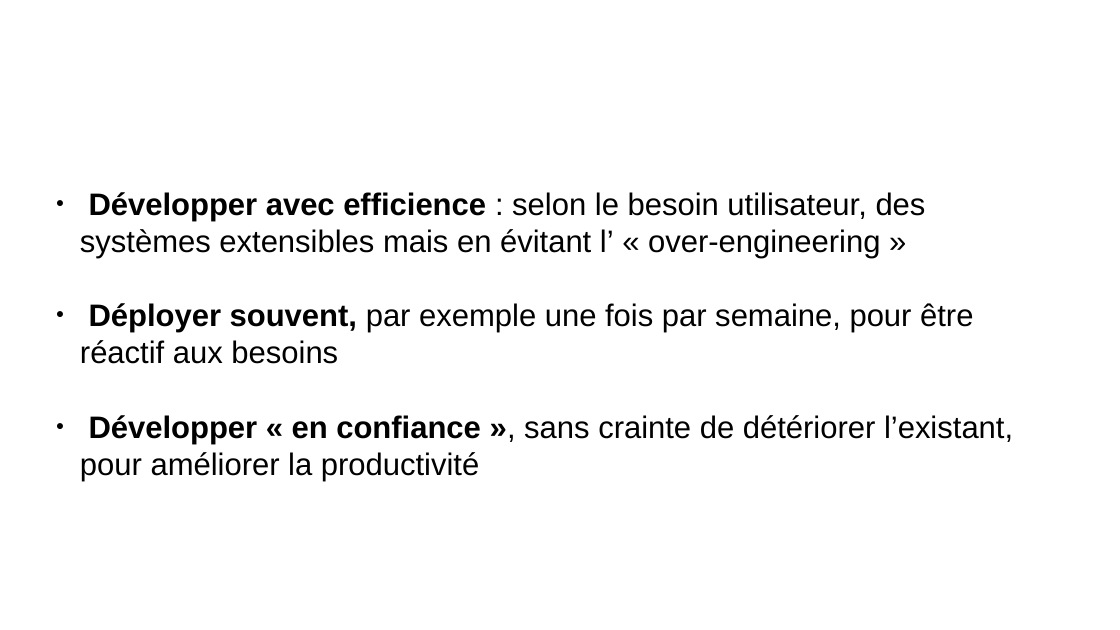
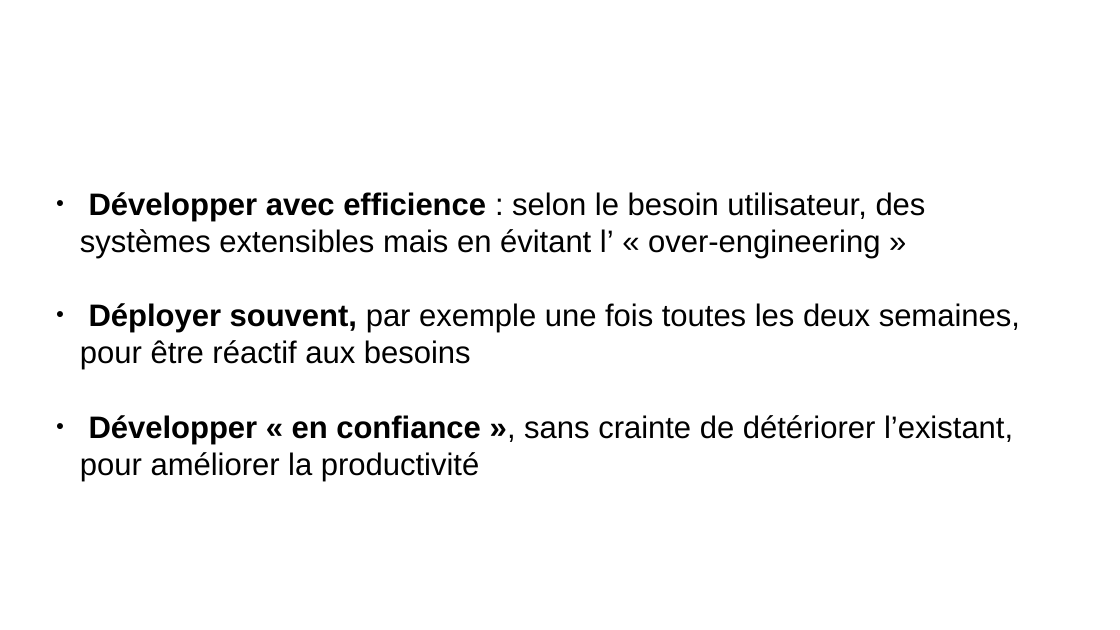
Before and after one commit to remipassmoilesel/ci-cd-plan, a slide deck: slide 2 of ci-cd-plan.odp. Drawn at 1120x630 pixels with LibreOffice and Linux fonts; fonts in the diff are those of the drawing; background and template pictures are left out. Boxes give left, top, right and bottom in pixels: in the first picture for what was removed or moved away, otherwise in the second. Text is boxed around its words. In the diff, an @@ line names an element or a change of style, - is before the commit and + after.

```diff
--- a/ci-cd-plan.odp
+++ b/ci-cd-plan.odp
@@ subtitle at bbox=[80, 303, 1020, 370]: text changed @@
-● Déployer souvent, par exemple une fois par semaine, pour être réactif aux besoins
+● Déployer souvent, par exemple une fois toutes les deux semaines, pour être réactif aux besoins
```
Also in this commit, not shown: 10 other slides changed, 1 slide added, 1 slide removed.
